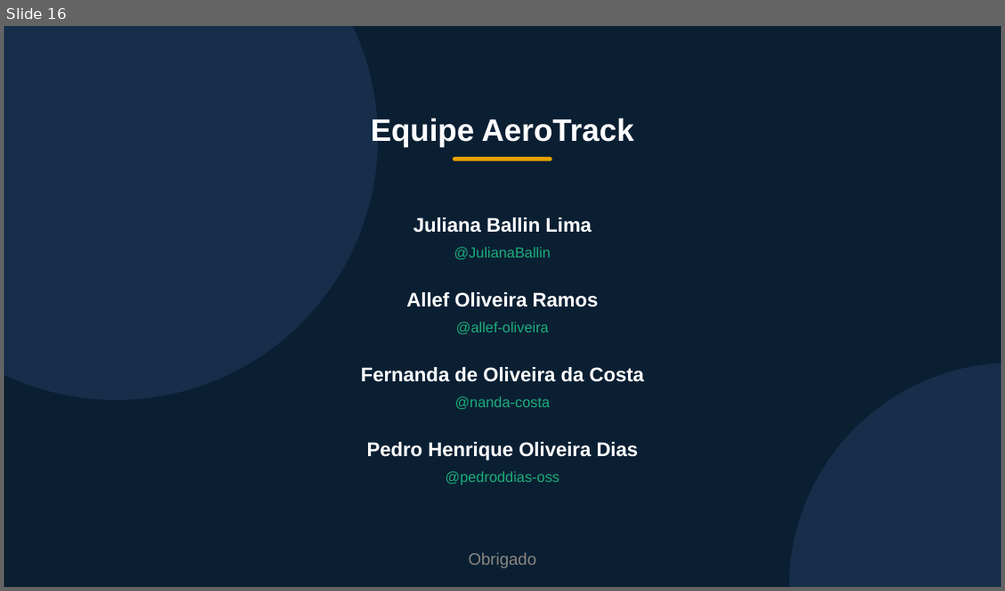
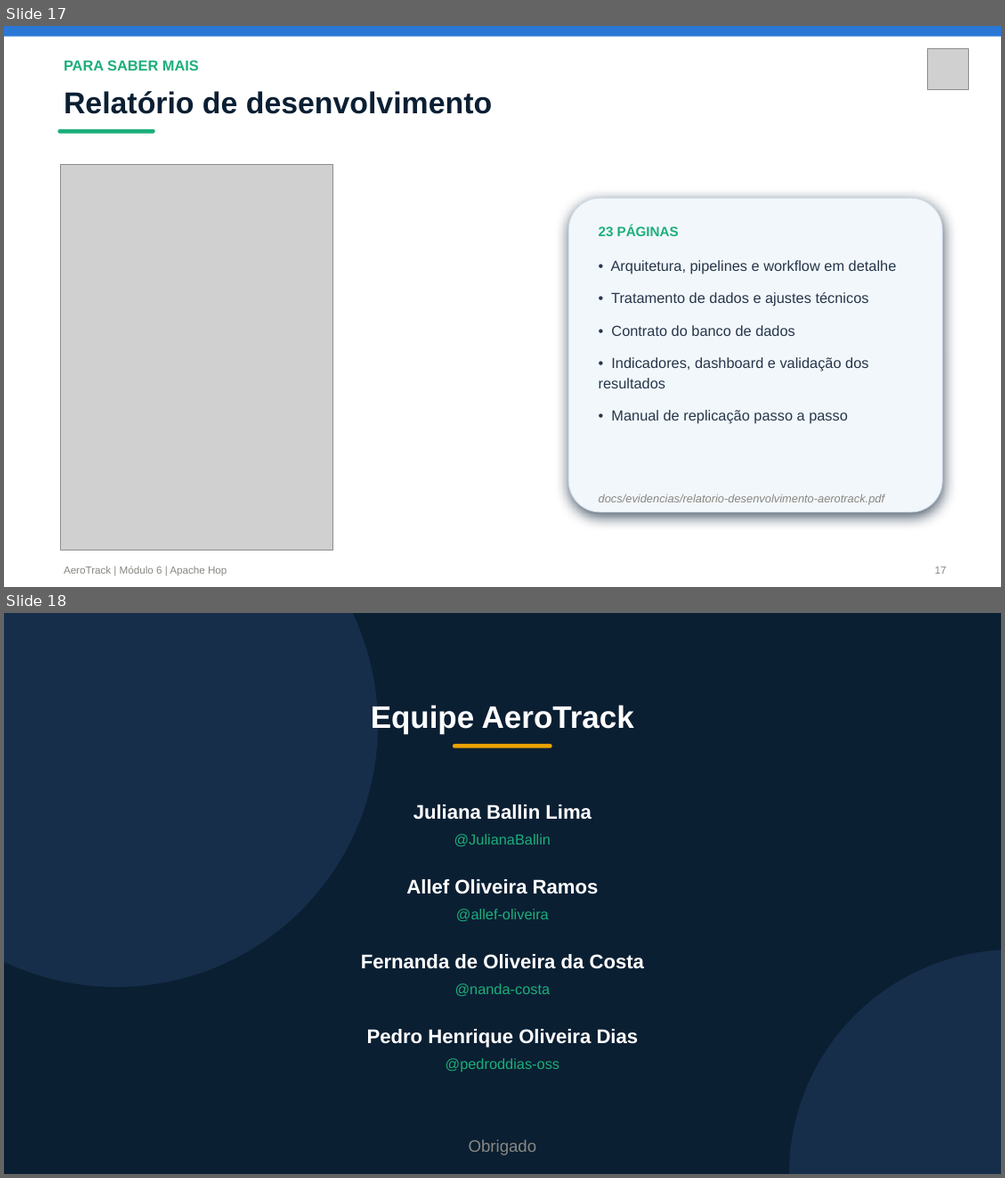
Before and after one commit to JulianaBallin/AeroTrack, a slide deck: docs/evidencias/AeroTrack-Apresentacao-Modulo6.pptx. Shown one above the other, each under a label of ours: slide 16 before the commit, slides 17 and 18 after it. The pictures are 1005x591 and 1005x1178 pixels, drawn with LibreOffice and Linux fonts; fonts in the diff are those of the drawing; grey boxes stand for pictures. Boxes give left, top, right and bottom in pixels: in the first picture for what was removed or moved away, otherwise in the second. Text is boxed around its words. In the diff, an @@ line names an element or a change of style, - is before the commit and + after.

Commit message:
docs(apresentacao): center the logo, add demo and report-preview slides
The logo was left-shifted on the cover and solution-reveal slides
because its placement math used the old (wider) logo aspect ratio;
recomputes the centered x position for the current crop.

Adds slide 11, "Demonstração ao vivo", cueing the presenter to switch
to Hop Designer and run the pipelines/workflow live, and slide 17, a
preview of the development report's executive summary page with a
pointer to the full PDF, placed right before the closing team slide.

```diff
--- a/docs/evidencias/AeroTrack-Apresentacao-Modulo6.pptx
+++ b/docs/evidencias/AeroTrack-Apresentacao-Modulo6.pptx
@@ slide 17 added at [4, 26, 1001, 587], background #FFFFFF @@
@@ rectangle added at [4, 26, 1001, 37], fill #2A78D6 @@
@@ picture added at [928, 48, 969, 89] @@
@@ text added at [64, 60, 199, 70], 14 pt, text #1BAF7A, bold @@
+PARA SABER MAIS
@@ text added at [64, 91, 492, 114], 29 pt, text #0B1F33, bold @@
+Relatório de desenvolvimento
@@ rounded rectangle added at [57, 129, 155, 134], fill #1BAF7A @@
@@ picture added at [60, 164, 332, 549] @@
@@ rounded rectangle added at [568, 198, 942, 512], fill #F2F7FB, outline #C9D8E8 0.75 pt @@
@@ text added at [599, 224, 679, 236], 13 pt, text #1BAF7A, bold @@
+23 PÁGINAS
@@ text added at [599, 260, 897, 424], 14 pt, text #26364A @@
+• Arquitetura, pipelines e workflow em detalhe
+• Tratamento de dados e ajustes técnicos
+• Contrato do banco de dados
+• Indicadores, dashboard e validação dos resultados
+• Manual de replicação passo a passo
@@ text added at [599, 494, 885, 505], 11 pt, text #898781, italic @@
+docs/evidencias/relatorio-desenvolvimento-aerotrack.pdf
@@ text added at [64, 565, 226, 576], 10 pt, text #898781 @@
+AeroTrack | Módulo 6 | Apache Hop
@@ text added at [935, 566, 947, 573], 10 pt, text #898781 @@
+17
@@ what was slide 16 is now slide 18 @@
```
Also in this commit, not shown: 7 slides changed, 1 other slide added, 1 other file.
